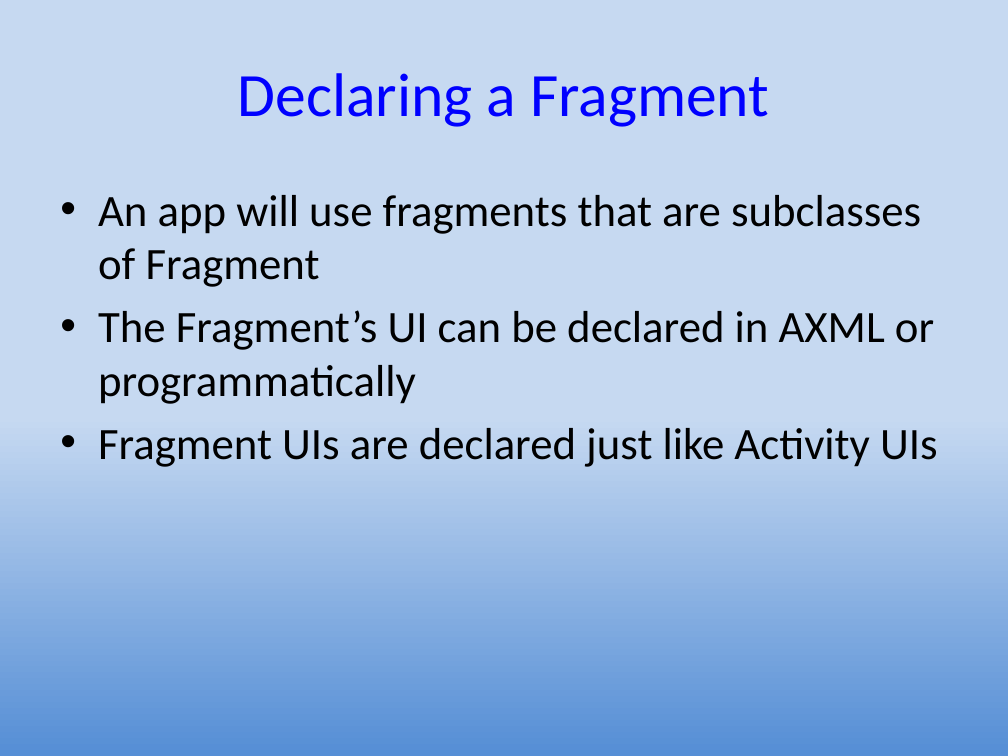
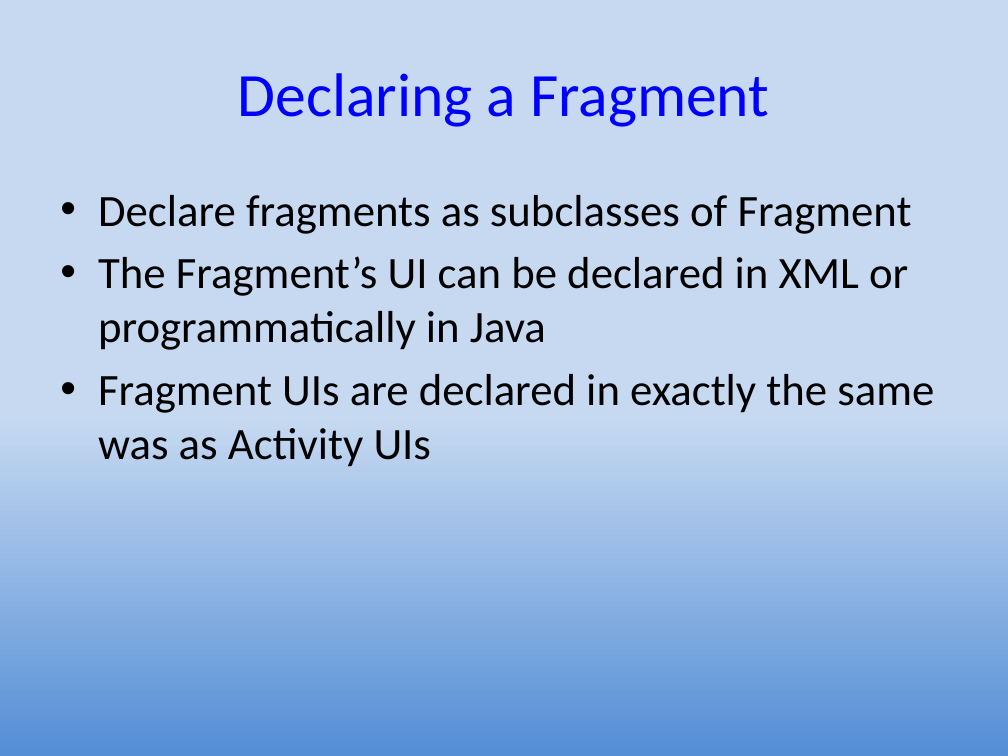
Before and after one commit to UO-CIS/CIS399Android-CourseMaterials, a slide deck: slide 8 of Notes and Slides/CIS399Wk2Day5-Fragments.pptx (slide 7 before the commit). Drawn at 1008x756 pixels with LibreOffice and Linux fonts; fonts in the diff are those of the drawing. Boxes give left, top, right and bottom in pixels: in the first picture for what was removed or moved away, otherwise in the second. Text is boxed around its words. In the diff, an @@ line names an element or a change of style, - is before the commit and + after.

```diff
--- a/Notes and Slides/CIS399Wk2Day5-Fragments.pptx
+++ b/Notes and Slides/CIS399Wk2Day5-Fragments.pptx
@@ text at box(98, 195, 934, 467): text changed @@
-• An app will use fragments that are subclasses of Fragment
-• The Fragment’s UI can be declared in AXML or programmatically
-• Fragment UIs are declared just like Activity UIs
+• Declare fragments as subclasses of Fragment
+• The Fragment’s UI can be declared in XML or programmatically in Java
+• Fragment UIs are declared in exactly the same was as Activity UIs
```
Also in this commit, not shown: 19 other slides changed, 3 slides added, 3 slides removed, 25 other files.
